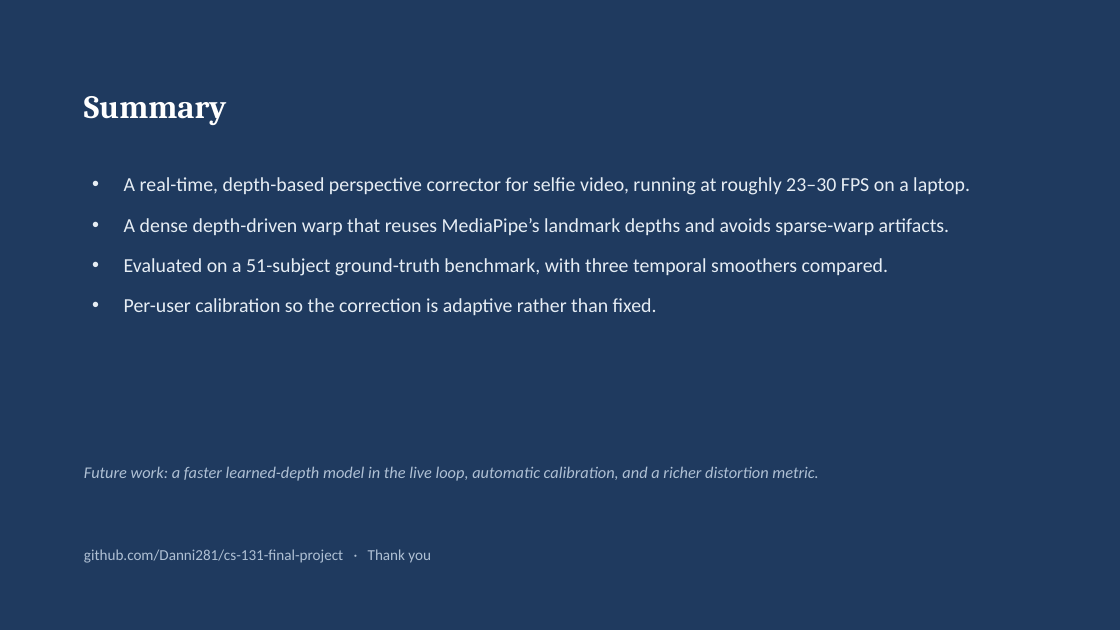
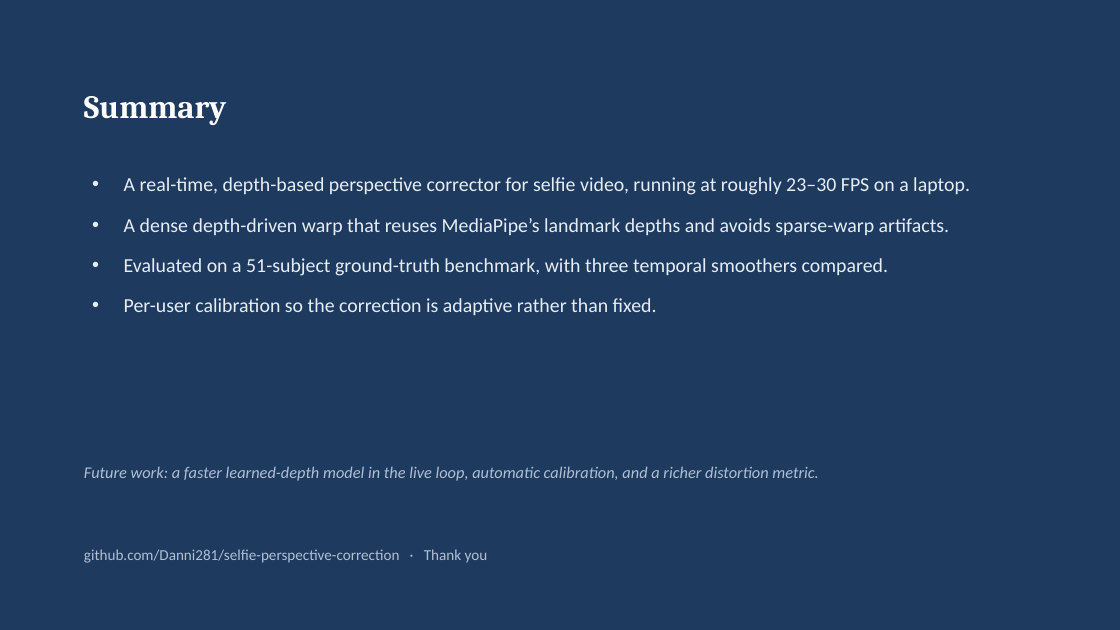
Before and after one commit to Danni281/selfie-perspective-correction, a slide deck: slide 7 of report/demo_slides.pptx. Drawn at 1120x630 pixels with LibreOffice and Linux fonts; fonts in the diff are those of the drawing. Boxes give left, top, right and bottom in pixels: in the first picture for what was removed or moved away, otherwise in the second. Text is boxed around its words. In the diff, an @@ line names an element or a change of style, - is before the commit and + after.

Commit message:
Tidy up docs and project metadata

```diff
--- a/report/demo_slides.pptx
+++ b/report/demo_slides.pptx
@@ text at (84, 549, 488, 563): text changed @@
-github.com/Danni281/cs-131-final-project · Thank you
+github.com/Danni281/selfie-perspective-correction · Thank you
```
Also in this commit, not shown: 6 other slides changed, 1 other file.
